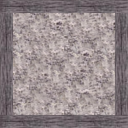
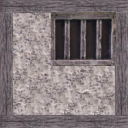
Before/after of a w=128, h=128 layered artwork. What changed in the layer stack:
added layer "Layer #4" above "Layer #3" over (x1=50, y1=12, x2=116, y2=66)
